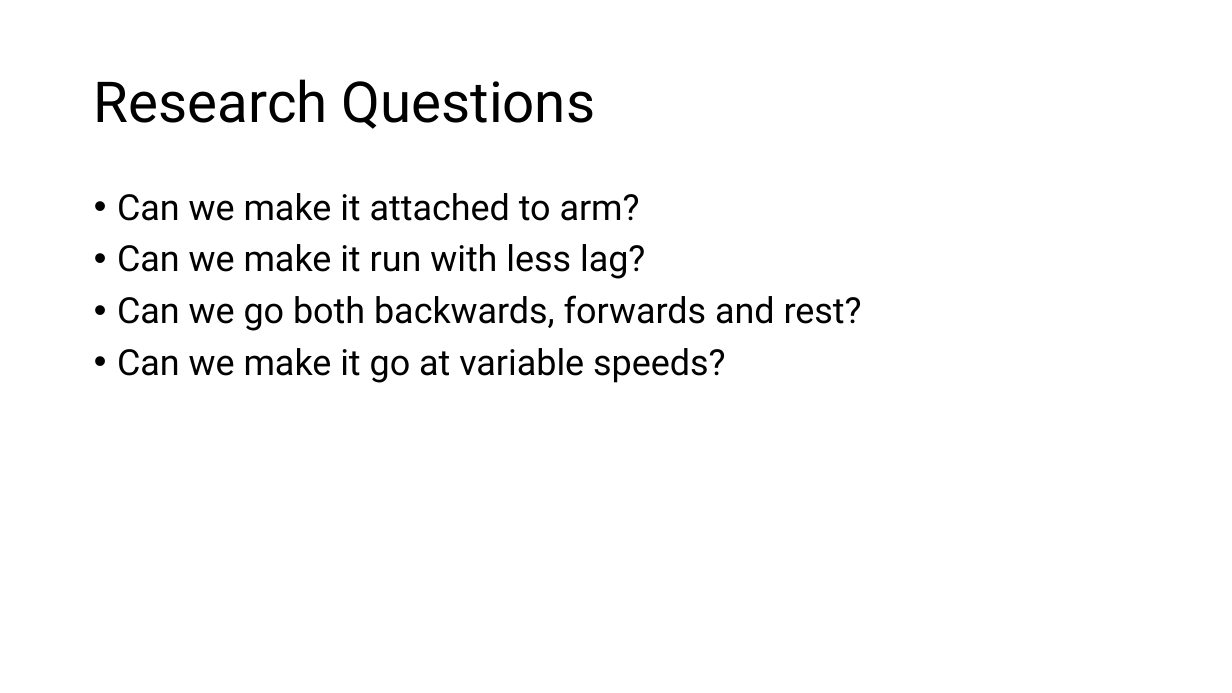
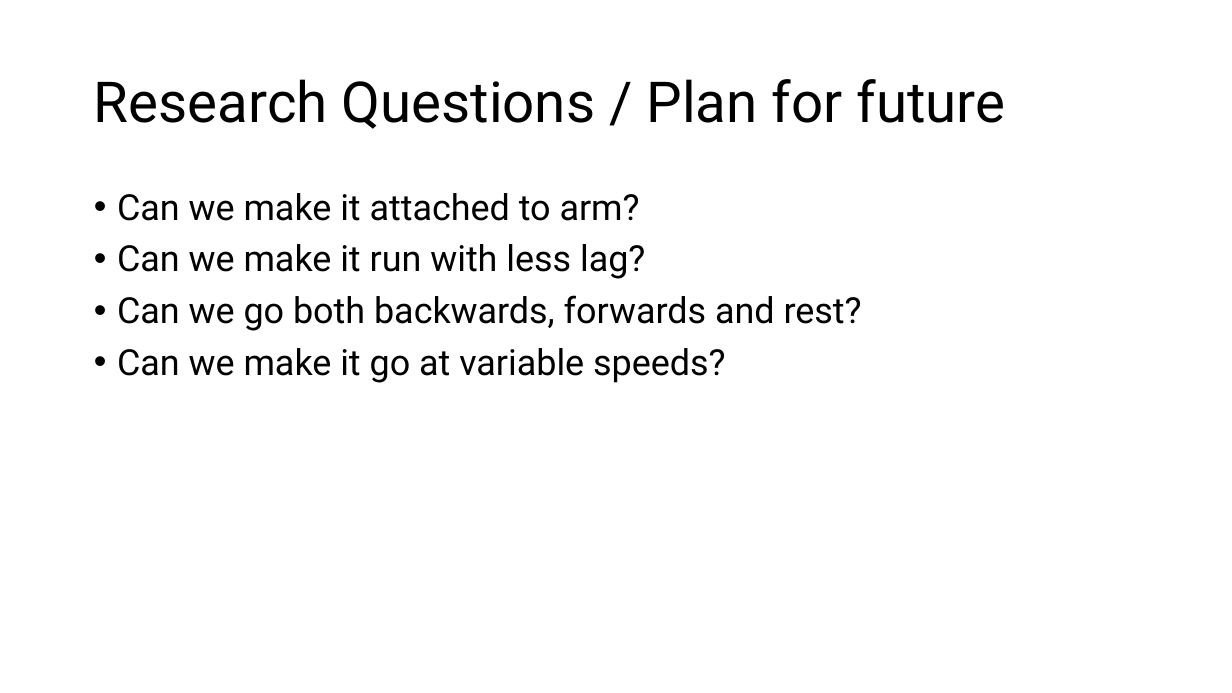
Before and after one commit to DanRyten/EXO1, a slide deck: slide 6 of Presentations/EXO1.pptx (slide 5 before the commit). Drawn at 1232x693 pixels with LibreOffice and Linux fonts; fonts in the diff are those of the drawing. Boxes give left, top, right and bottom in pixels: in the first picture for what was removed or moved away, otherwise in the second. Text is boxed around its words. In the diff, an @@ line names an element or a change of style, - is before the commit and + after.

```diff
--- a/Presentations/EXO1.pptx
+++ b/Presentations/EXO1.pptx
@@ title at bbox=[94, 79, 1006, 129]: text changed @@
-Research Questions
+Research Questions / Plan for future
```
Also in this commit, not shown: 2 other slides changed, 2 slides added, 1 slide removed.
